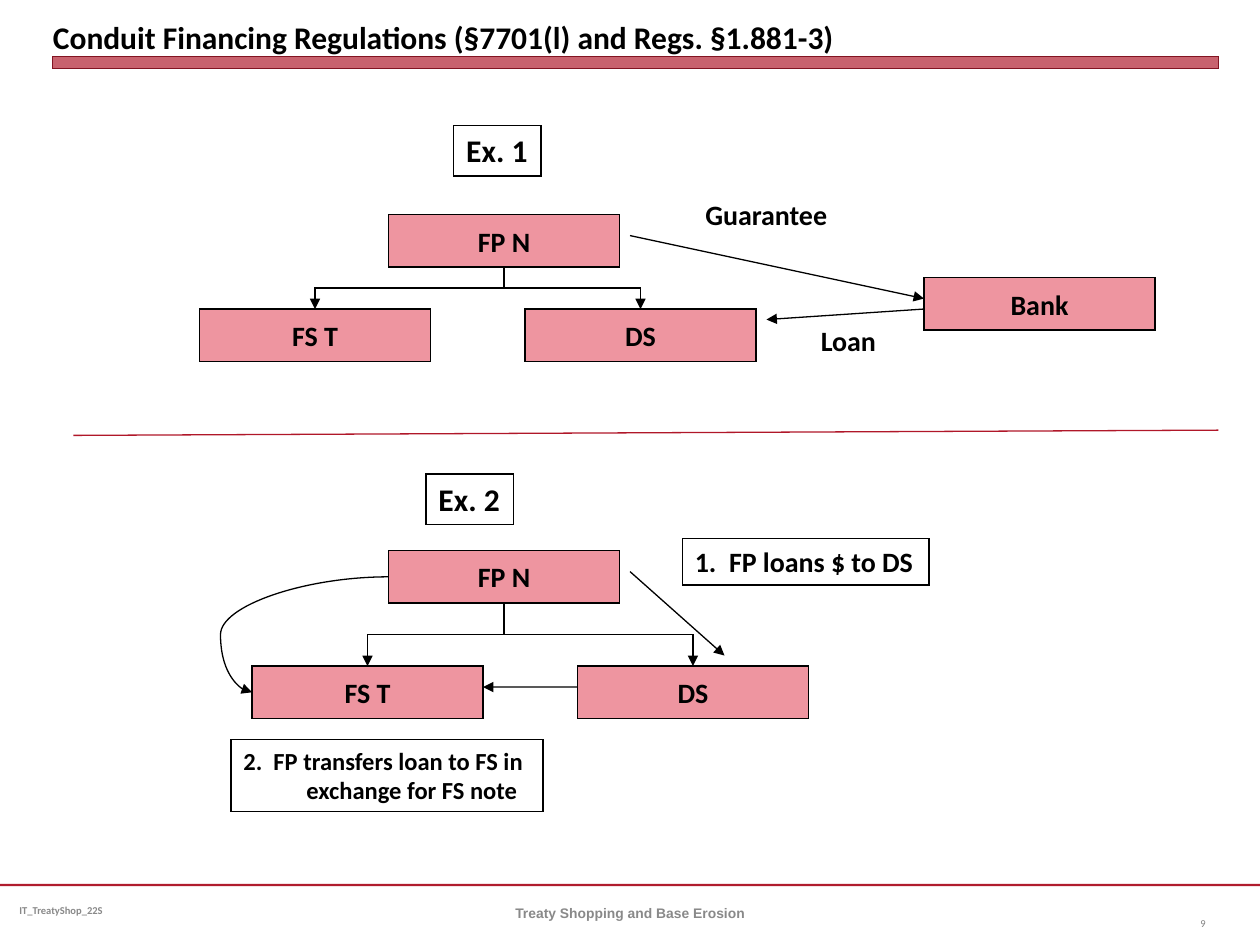
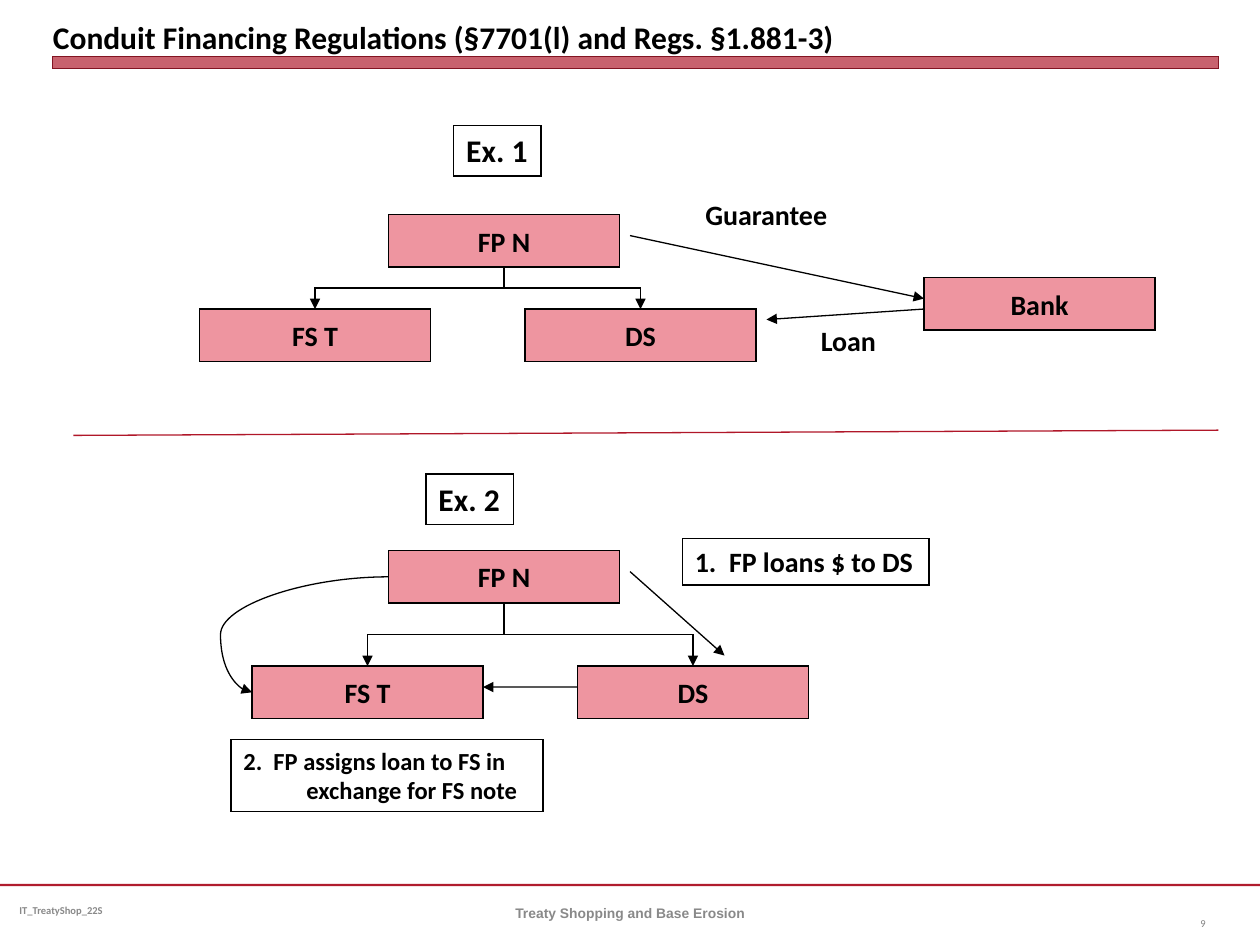
Before and after one commit to jmc877/International-Tax, a slide deck: slide 9 of slides/IT_TreatyShop_22S.pptx. Drawn at 1260x945 pixels with LibreOffice and Linux fonts; fonts in the diff are those of the drawing. Boxes give left, top, right and bottom in pixels: in the first picture for what was removed or moved away, otherwise in the second. Text is boxed around its words. In the diff, an @@ line names an element or a change of style, - is before the commit and + after.

```diff
--- a/slides/IT_TreatyShop_22S.pptx
+++ b/slides/IT_TreatyShop_22S.pptx
@@ text in rectangle at (243,752,505,774): text changed @@
-2. FP transfers loan to FS in
+2. FP assigns loan to FS in
```
Also in this commit, not shown: 5 other slides changed, 1 other file.
